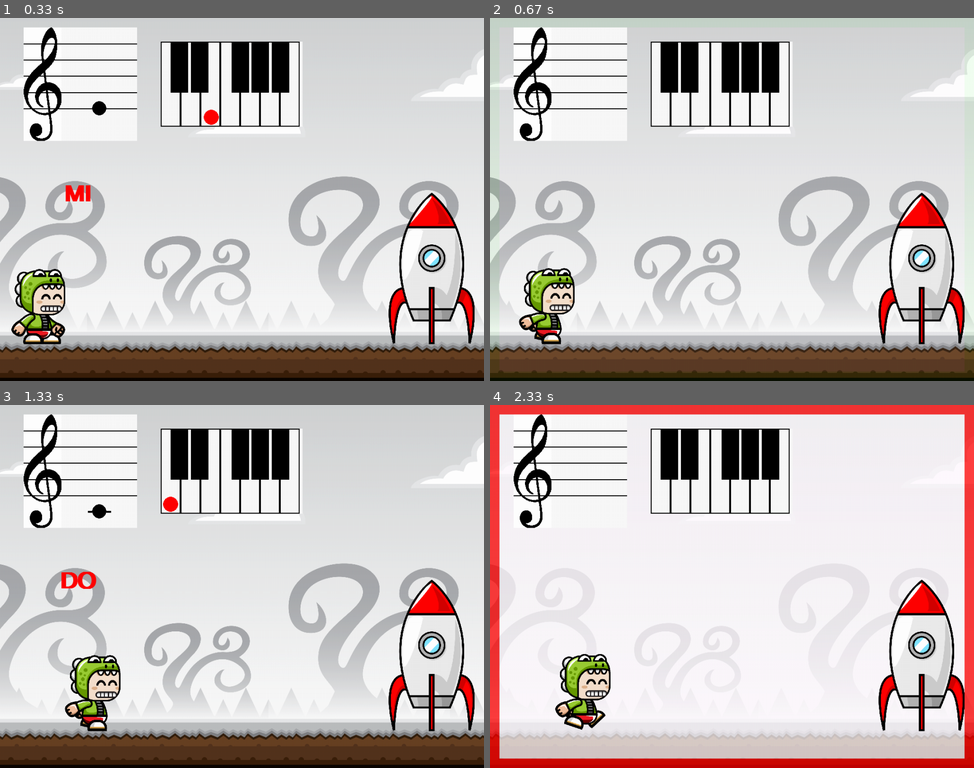
Above: before the commit, frames 1-4 (two rows, left to right).
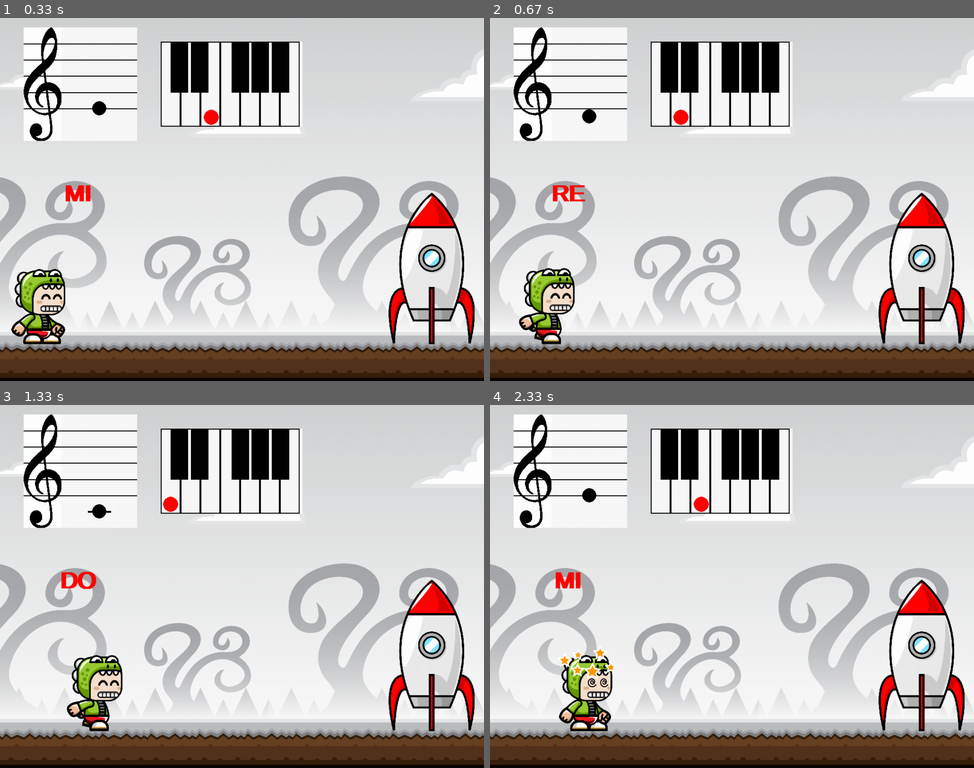
Above: after the commit, the same moments.

Repository: desordenado77/musicGame
Game: pygame game, started from pyGameTest.py
The game is run twice, just before and just after one commit, with the same random seed, the same clock (stepped at 60 frames per second) and the same inputs. The source is Python 2; it was converted automatically to run under Python 3.
Inputs:
- Up to frame 1 (0.33 s): no input
- Up to frame 2 (0.67 s): hold Right from 0.33 s (still down)
- Up to frame 3 (1.33 s): release Right at 0.8 s; hold Right 0.83-1.3 s
- Up to frame 4 (2.33 s): hold Left 1.33-1.87 s; hold Left 1.9-2.3 s; tap A at 2.05 s

Frame 1 is identical in both runs. In frame 2, 0.4% of the frame differs, in the area x 13-42%, y 25-51%; in frame 3, 1.0%; in frame 4, 39%, in the area x 0-100%, y 0-100%.

Commit message:
added rocket movement and final text

Diff:
--- a/artSource.txt
+++ b/artSource.txt
@@ -2,3 +2,4 @@
 
 http://opengameart.org/users/bevouliincom
 https://openclipart.org/detail/28806/a-cartoon-moon-rocket
+http://www.1001fonts.com/comic-andy-font.html
--- /dev/null
+++ b/comic-andy/1001fonts-comic-andy-eula.txt
@@ -0,0 +1,31 @@
+1001Fonts Free For Commercial Use License (FFC)
+
+Preamble
+In this license, 'comic andy' refers to the given .zip file, which may contain one or numerous fonts. These fonts can be of any type (.ttf, .otf, ...) and together they form a 'font family' or in short a 'typeface'.
+
+1. Copyright
+comic andy is the intellectual property of its respective author, provided it is original, and is protected by copyright laws in many parts of the world.
+
+2. Usage
+comic andy may be downloaded and used free of charge for both personal and commercial use. Personal use refers to all usage that does not generate financial income in a business manner, for instance:
+
+ - personal scrapbooking for yourself
+ - recreational websites and blogs for friends and family
+ - prints such as flyers, posters, t-shirts for churches, charities, and non-profit organizations
+
+Commercial use refers to usage in a business environment, including:
+
+ - business cards, logos, advertising, websites for companies
+ - t-shirts, books, apparel that will be sold for money
+ - flyers, posters for events that charge admission
+ - freelance graphic design work
+ - anything that will generate direct or indirect income
+
+3. Modification
+comic andy may not be modified, altered, adapted or built upon without written permission by its respective author. This pertains all files within the downloadable font zip-file.
+
+4. Distribution
+While comic andy may freely be copied and passed along to other individuals for private use as its original downloadable zip-file, it may not be sold or published without written permission by its respective author.
+
+5. Disclaimer
+comic andy is offered 'as is' without any warranty. 1001fonts.com and the respective author of comic andy shall not be liable for any damage derived from using this typeface. By using comic andy you agree to the terms of this license.
--- a/pyGameTest.py
+++ b/pyGameTest.py
@@ -7,10 +7,11 @@
 import os
 import json
 import random
+import time
 
 SCREEN_WIDTH = 1024
 SCREEN_HEIGHT = 768
-CHANGE_LOOPS = 20
+CHANGE_LOOPS = 10
 BG_FOLDER = "./backgrounds"
 MASCOT_SCALE = 0.40
 MASCOT_SPEED = 2
@@ -198,6 +199,8 @@
 
 class Rocket(pygame.sprite.Sprite):
     position = (0,0)
+    launchPosition = (0,0)
+    launchStep = 0
 
     def __init__(self):
         pygame.sprite.Sprite.__init__(self)
@@ -206,6 +209,20 @@
         self.image = pygame.Surface(self.size, flags=pygame.SRCALPHA)
         self.rect = self.image.get_rect()
         self.image.blit(self.rocketImage, (0,0))
+
+    def launch(self):
+        if self.launchStep == 0:
+            self.launchPosition = self.position
+        if self.launchStep < 100:
+            self.position = (self.launchPosition[0] + random.randint(1, 10), self.launchPosition[1] + random.randint(1, 10))
+        if self.launchStep >= 100:
+            self.position = (self.launchPosition[0], self.launchPosition[1] - (self.launchStep - 100)*4)
+
+        if self.position[1] > -self.rect.height:
+            self.launchStep = self.launchStep + 1
+            return 0
+        else:
+            return 1
 
     def update(self):
         self.image.blit(self.rocketImage, (0,0))
@@ -238,6 +255,12 @@
     def dizzy(self):
         self.state = 2
 #        self.step = 0
+
+    def hide(self):
+        if self.position[0] >= self.targetPosition[0]:
+            self.state = 3
+
+        return self.state
 
     def moveTo(self, x, y):
         if ((self.position[0] != self.targetPosition[0]) or (self.position[1] != self.targetPosition[1])) and (self.state == 0):
@@ -399,7 +422,7 @@
         keyboard.notes = current_notes
         notename.notes = current_notes
 
-        mascot.moveTo(((1024-280)/len(data["steps"]))*i+20, mascot.position[1])
+        mascot.moveTo(((1024-180)/len(data["steps"]))*i+20, mascot.position[1])
         staff.update()
         keyboard.update()
         notename.update()
@@ -412,9 +435,24 @@
             background_green.set_alpha(255*changed/CHANGE_LOOPS)
             screen.blit(background_green, (0,0))
 
-        screen.blit(staff.image, staff.position)
-        screen.blit(keyboard.image, keyboard.position)
-        screen.blit(notename.image, notename.position)
+        if i >= len(data["steps"]):
+            # fly...
+            if mascot.hide() == 3:
+                if rocket.launch() == 1:
+                    # game done
+                    print "done"
+                    font = pygame.font.Font('comic-andy/comic_andy.ttf', 160)
+                    fontRender = font.render("Muy Bien!!!", True, (255,0,0))
+                    screen.blit(fontRender, (300, 160))
+                    pygame.display.flip()
+                    time.sleep(4)
+
+                    sys.exit()
+        else:
+            screen.blit(staff.image, staff.position)
+            screen.blit(keyboard.image, keyboard.position)
+            screen.blit(notename.image, notename.position)
+
         screen.blit(mascot.image, mascot.position)
         screen.blit(rocket.image, rocket.position)
 
Binary file added: comic-andy/comic_andy.ttf
